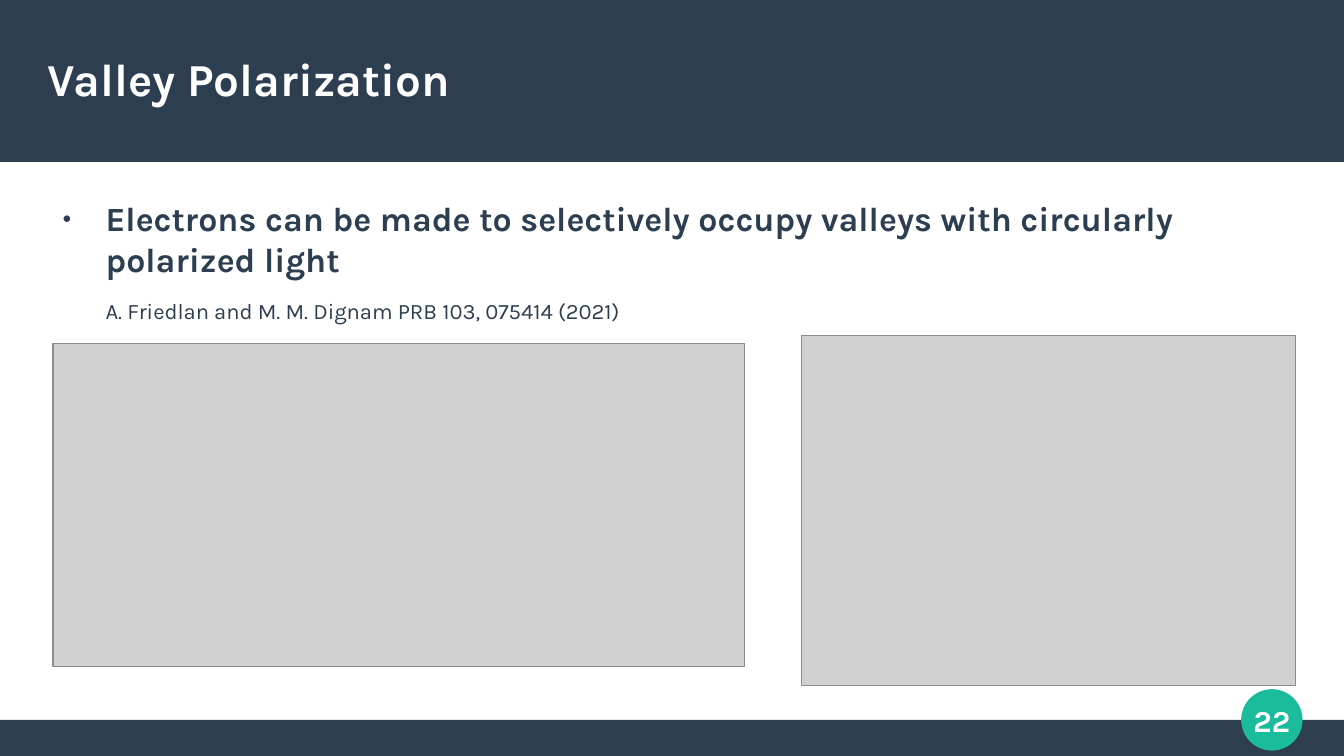
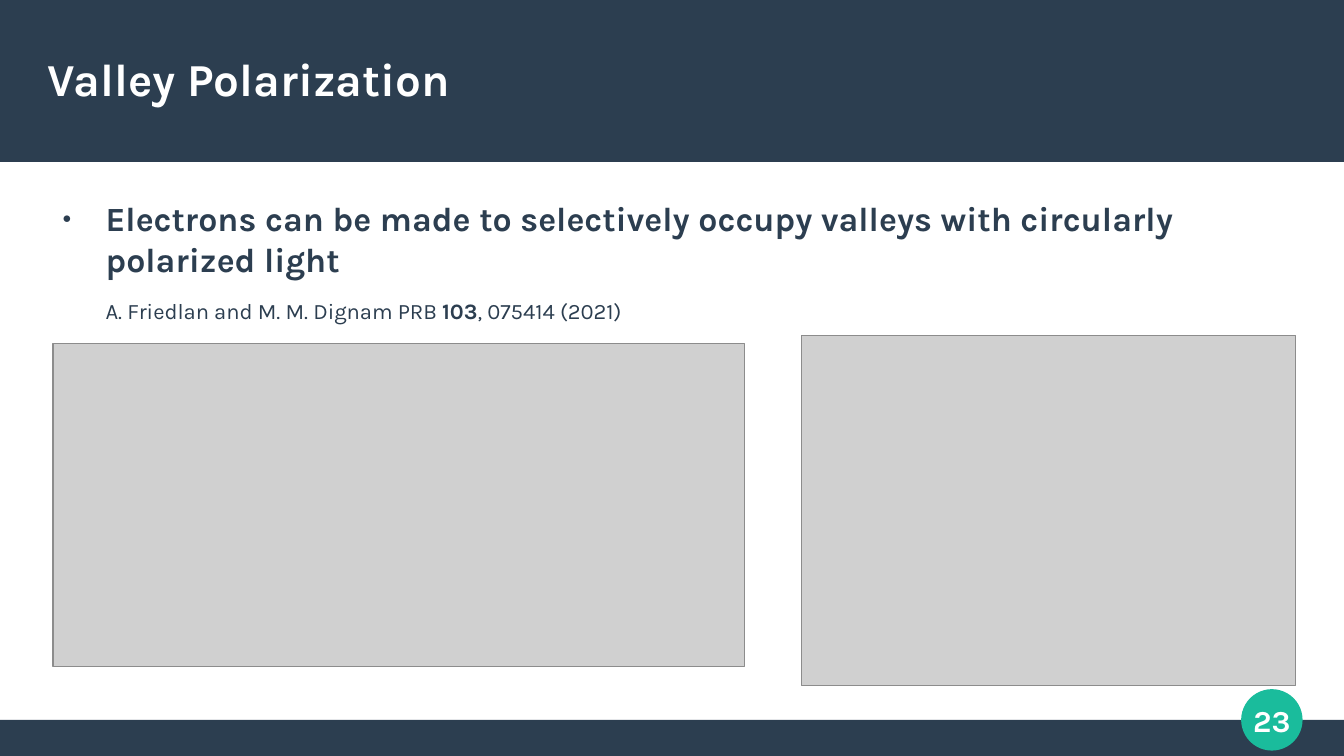
Before and after one commit to apandada1/bachelors-thesis, a slide deck: slide 23 of presentation/berry-transport.odp (slide 22 before the commit). Drawn at 1344x756 pixels with LibreOffice and Linux fonts; fonts in the diff are those of the drawing; grey boxes stand for pictures. Boxes give left, top, right and bottom in pixels: in the first picture for what was removed or moved away, otherwise in the second. Text is boxed around its words. In the diff, an @@ line names an element or a change of style, - is before the commit and + after.

```diff
--- a/presentation/berry-transport.odp
+++ b/presentation/berry-transport.odp
@@ text at box(106, 303, 621, 325): bold on in "103," @@
@@ page number at box(1253, 712, 1290, 733): text changed @@
-22
+23
```
Also in this commit, not shown: 19 other slides changed, 1 slide added, 2 other files.
